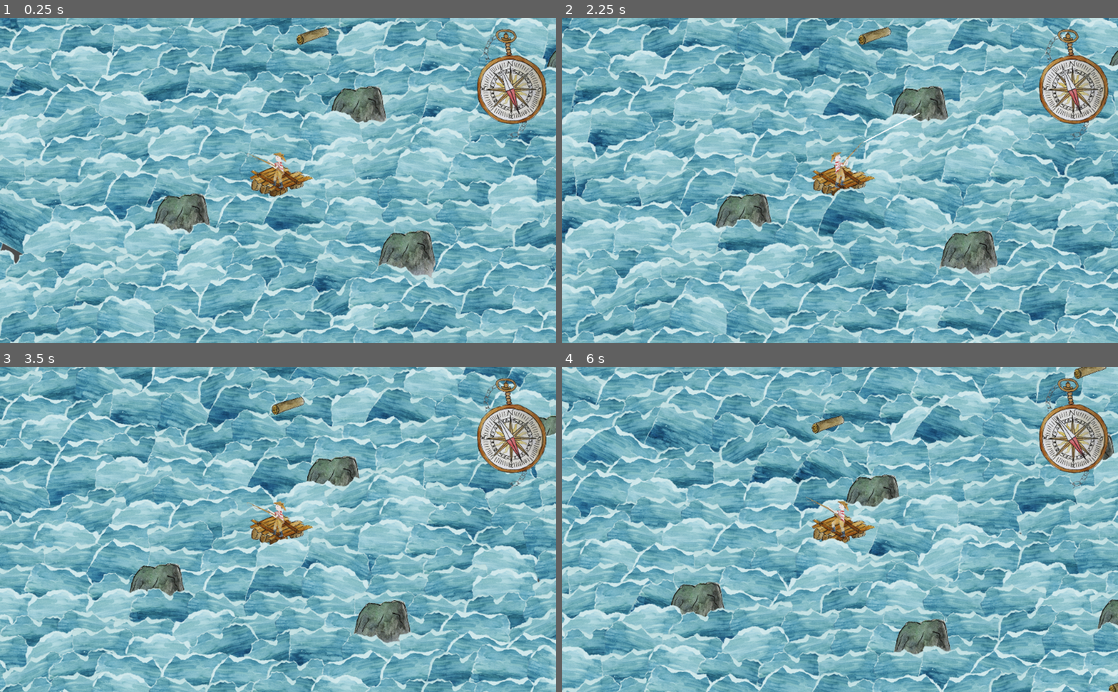
Above: before the commit, frames 1-4 (two rows, left to right).
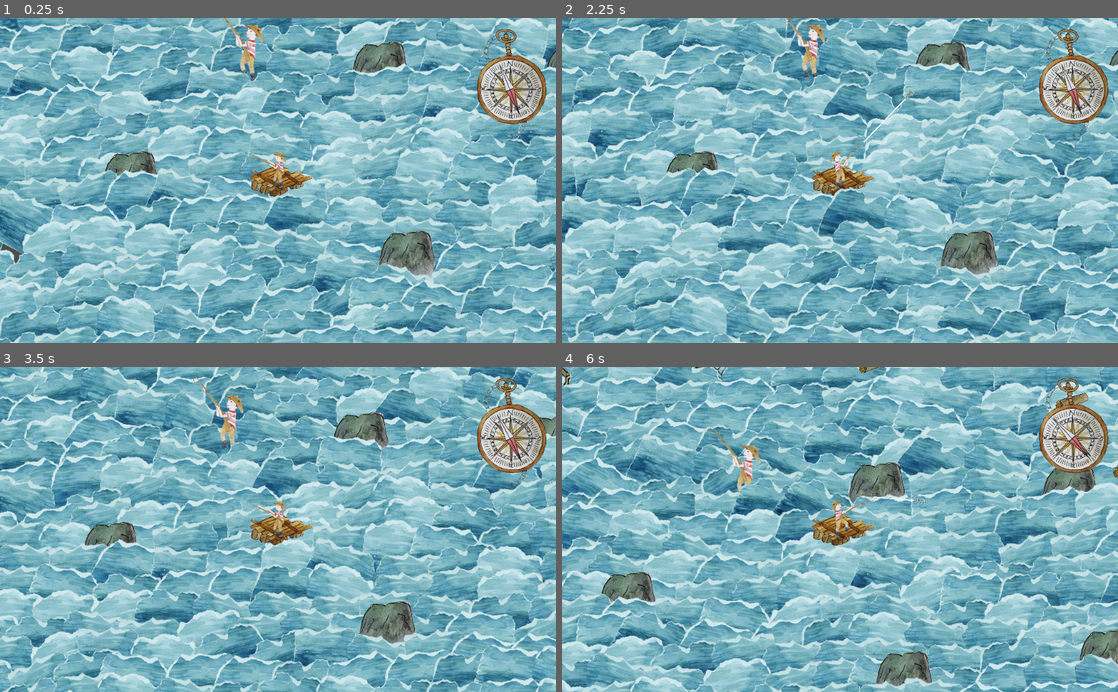
Above: after the commit, the same moments.

Repository: surgura/kwok5
Game: Godot game, scene res://world.tscn
Two runs of this game, one before a commit and one after it. Both use one fixed random seed, a clock stepped at 60 frames per second and the inputs below.
Inputs (mouse positions are in pixels of both pictures, inside the frame that each line leads up to):
- Up to frame 1 (0.25 s): no input
- Up to frame 2 (2.25 s): move the mouse to (962, 164) at 0.52 s; click (962, 164) at 0.6 s; move the mouse to (728, 196) at 1.27 s; click (728, 196) at 1.35 s; move the mouse to (895, 109) at 2.02 s; click (895, 109) at 2.1 s
- Up to frame 3 (3.5 s): move the mouse to (250, 594) at 2.77 s; click (250, 594) at 2.85 s
- Up to frame 4 (6 s): move the mouse to (1006, 578) at 3.52 s; click (1006, 578) at 3.6 s; move the mouse to (673, 480) at 4.27 s; click (673, 480) at 4.35 s; move the mouse to (867, 529) at 5.02 s; click (867, 529) at 5.1 s; move the mouse to (756, 448) at 5.77 s; click (756, 448) at 5.85 s

The runs differ from the first frame. In frame 1, 3.5% of the frame differs, in the area x 18-74%, y 0-67%; in frame 2, 3.3%; in frame 3, 38%; in frame 4, 68%, in the area x 0-100%, y 0-100%.

Commit message:
Added sailor that says something

Diff:
--- a/godot/floating_items/sailor.gd
+++ b/godot/floating_items/sailor.gd
@@ -1,4 +1,4 @@
 extends "res://floating_items/floating_item.gd"
 
 func on_hit_raft() -> void:
-	print("test")
+	get_node("../../gui/textbox").show_stuff("Hoi", preload("res://images/character01.png"))
--- a/godot/world.tscn
+++ b/godot/world.tscn
@@ -6,9 +6,10 @@
 [ext_resource path="res://floating_items/wooden_plank.tscn" type="PackedScene" id=4]
 [ext_resource path="res://floating_items/shark.tscn" type="PackedScene" id=5]
 [ext_resource path="res://floating_items/mothership.tscn" type="PackedScene" id=6]
-[ext_resource path="res://inventory/scenes/InventoryUI.tscn" type="PackedScene" id=7]
-[ext_resource path="res://Compass.tscn" type="PackedScene" id=8]
-[ext_resource path="res://textbox.tscn" type="PackedScene" id=9]
+[ext_resource path="res://floating_items/sailor.tscn" type="PackedScene" id=7]
+[ext_resource path="res://inventory/scenes/InventoryUI.tscn" type="PackedScene" id=8]
+[ext_resource path="res://Compass.tscn" type="PackedScene" id=9]
+[ext_resource path="res://textbox.tscn" type="PackedScene" id=10]
 
 [node name="everything" type="Node2D"]
 
@@ -34,10 +35,10 @@
 position = Vector2( 242.841, 137.402 )
 
 [node name="rock2" parent="world" instance=ExtResource( 2 )]
-position = Vector2( 152.142, -129.169 )
+position = Vector2( 193.153, -211.191 )
 
 [node name="rock3" parent="world" instance=ExtResource( 2 )]
-position = Vector2( -172.251, 69.0026 )
+position = Vector2( -266.576, -8.9183 )
 
 [node name="wooden_plank" parent="world" instance=ExtResource( 4 )]
 position = Vector2( 619.847, 235.059 )
@@ -76,7 +77,7 @@
 position = Vector2( 1448.94, -341.733 )
 
 [node name="wooden_plank6" parent="world" instance=ExtResource( 4 )]
-position = Vector2( 72.9048, -248.059 )
+position = Vector2( 193.887, -418.254 )
 
 [node name="shark3" parent="world" instance=ExtResource( 5 )]
 position = Vector2( 1553.7, -313.323 )
@@ -85,11 +86,14 @@
 position = Vector2( -176.982, -454.415 )
 tier = 0
 
+[node name="sailor" parent="world" instance=ExtResource( 7 )]
+position = Vector2( -43.0664, -238.58 )
+
 [node name="gui" type="CanvasLayer" parent="."]
 
-[node name="inventory" parent="gui" instance=ExtResource( 7 )]
+[node name="inventory" parent="gui" instance=ExtResource( 8 )]
 
-[node name="compass" parent="gui" instance=ExtResource( 8 )]
+[node name="compass" parent="gui" instance=ExtResource( 9 )]
 margin_left = 939.922
 margin_top = 131.541
 margin_right = 979.922
Not shown: 2 places in godot/world.tscn that only renumber resources
